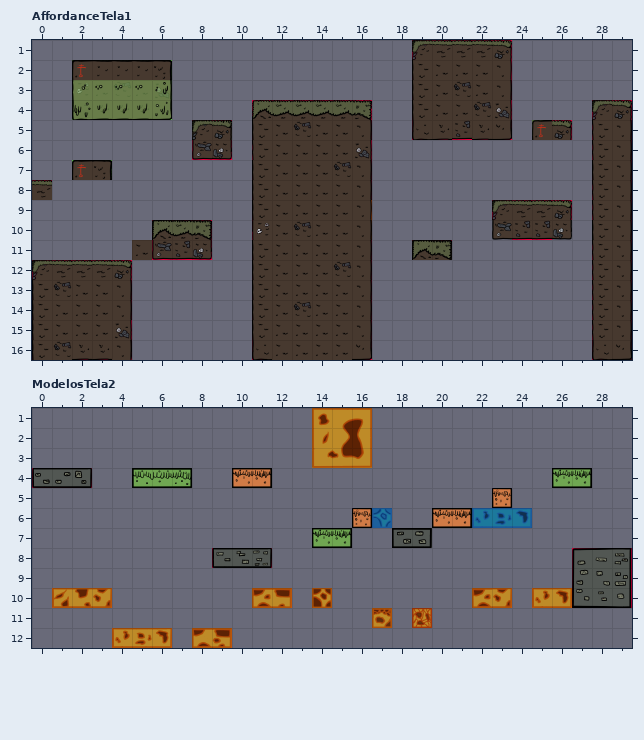
Two states of a LDtk project, Content/Maps/Affordance.ldtk. That is the earlier state.
Cells are 96x96 px. Shown: AffordanceTela1 x 0..29, y 1..16; ModelosTela2 x 0..29, y 1..12. The commit also changed other parts of the map, which this record leaves out.
Now the later version:
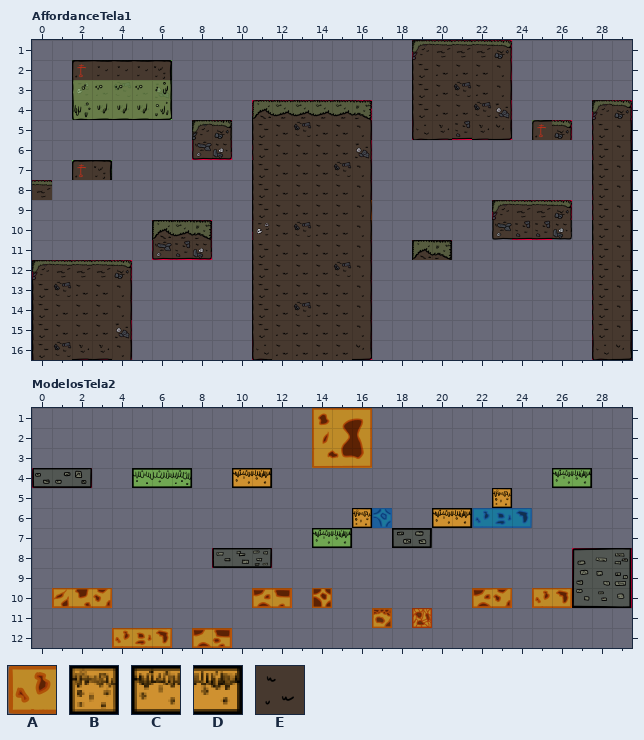
Key: from "Fire_3x1_variant_1": A 0; from "Gelatine_1x1": B 0; from "Gelatine_2x1": C 0, D 1; from "Terrain_variant": E 4.
_ is an empty cell, # one hidden under a higher layer.
See-through tiles are keyed as they look on the map.
Edits made:
Layer "Colisao", AffordanceTela1:
y 11: x 5 # -> _
Layer "Variante_terreno", AffordanceTela1:
y 11: x 5 E -> _
Layer "Fire_1x7", ModelosTela2:
y 6: x 22 _ -> A
Layer "Gelatine_2x1", ModelosTela2:
y 4: x 10..11 __ -> CD
y 6: x 20..21 __ -> CD
Layer "Gelatine_1x1", ModelosTela2:
y 5: x 23 _ -> B
y 6: x 16 _ -> B
